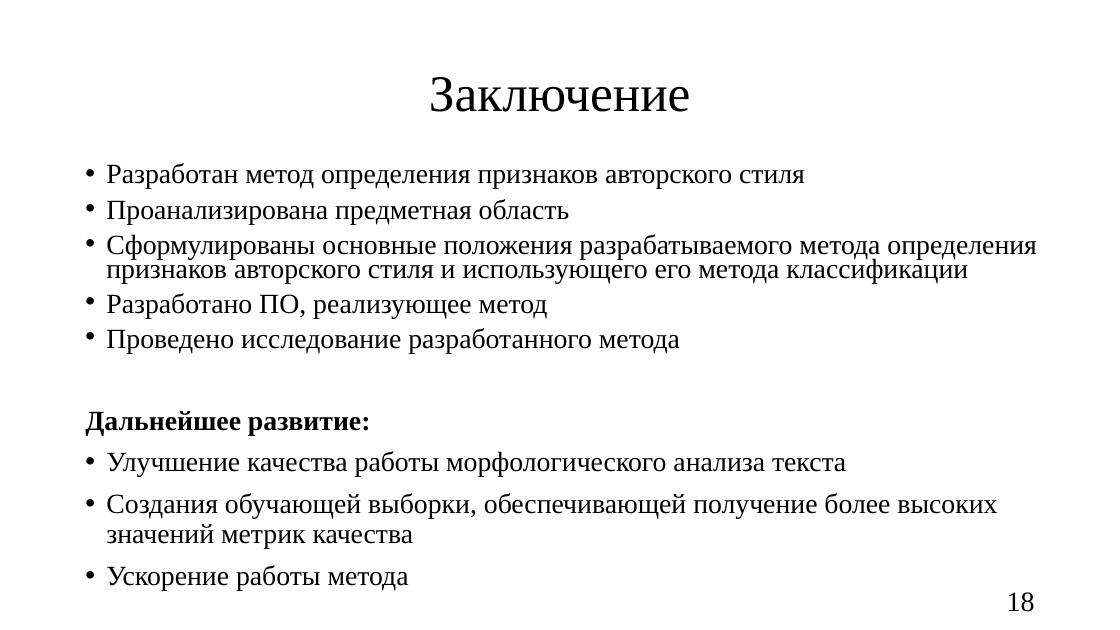
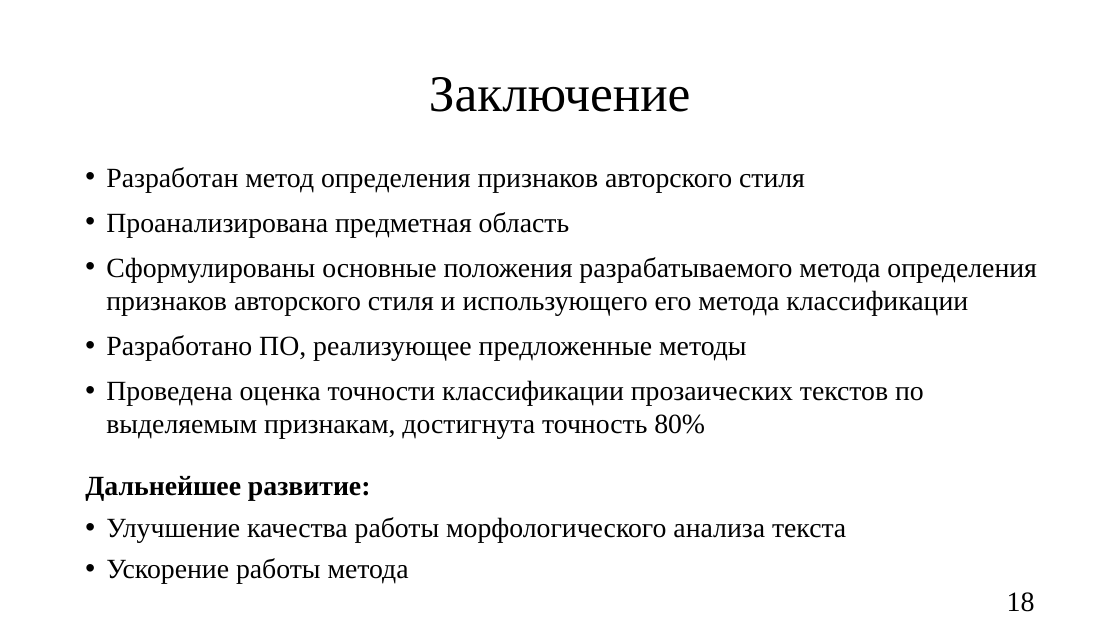
Before and after one commit to oljakon/bachelor-degree, a slide deck: slide 18 of РПЗ/презентация_Кондрашова.pptx. Drawn at 1120x630 pixels with LibreOffice and Linux fonts; fonts in the diff are those of the drawing. Boxes give left, top, right and bottom in pixels: in the first picture for what was removed or moved away, otherwise in the second. Text is boxed around its words. In the diff, an @@ line names an element or a change of style, - is before the commit and + after.

```diff
--- a/РПЗ/презентация_Кондрашова.pptx
+++ b/РПЗ/презентация_Кондрашова.pptx
@@ text at <box>106,167,1037,316</box>: line spacing 0.9 to 1; line spacing 0.7 to 1 @@
@@ text at <box>106,335,924,439</box>: text changed @@
-• Разработано ПО, реализующее метод
-• Проведено исследование разработанного метода
+• Разработано ПО, реализующее предложенные методы
+• Проведена оценка точности классификации прозаических текстов по выделяемым признакам, достигнута точность 80%
@@ text at <box>106,493,997,549</box>: paragraph removed @@
-• Создания обучающей выборки, обеспечивающей получение более высоких значений метрик качества
```
Also in this commit, not shown: 11 other slides changed, 7 other files.
